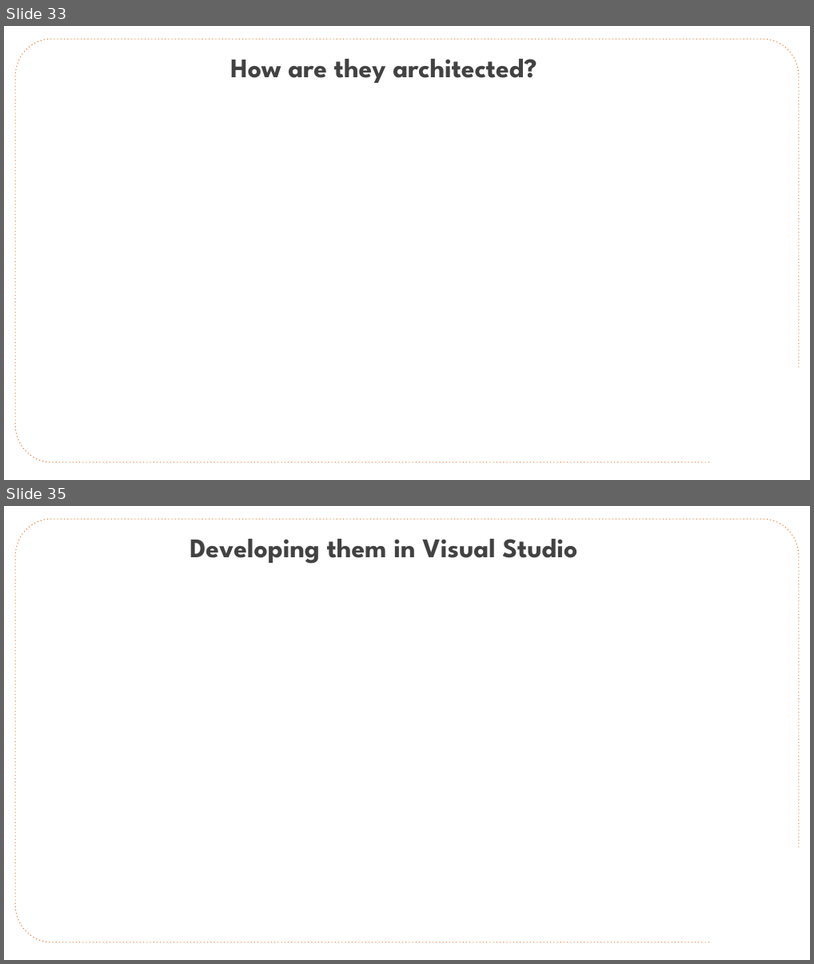
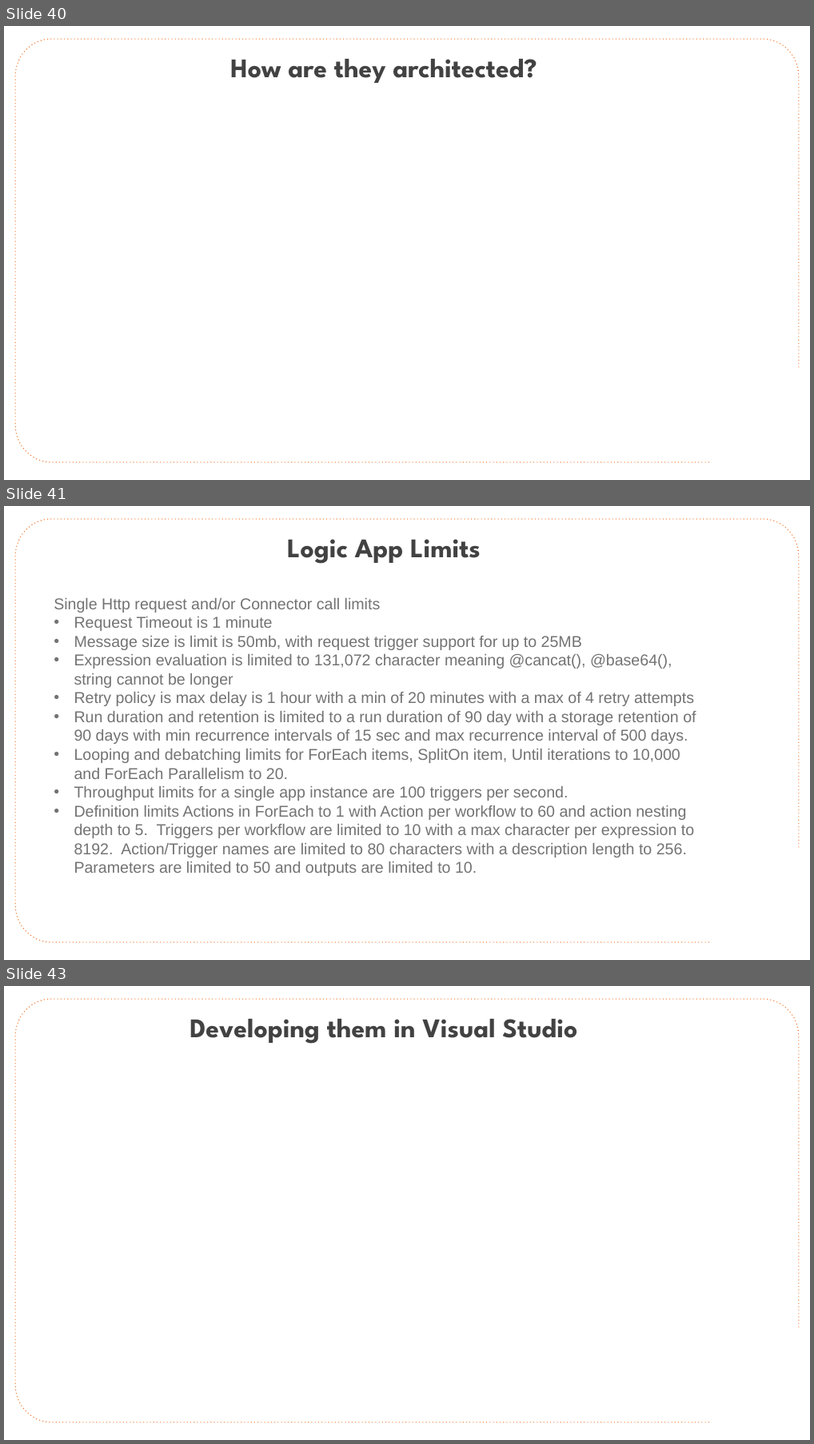
Before and after one commit to CloudSpecOps/Serverless-Architectures-with-Azure, a slide deck: Session Presentation/Azure-Serverless-Architecture-Session-Day-1.pptx. Shown one above the other, each under a label of ours: slides 33 and 35 before the commit, slides 40, 41 and 43 after it; the slides between them are not shown. The pictures are 814x964 and 814x1444 pixels, drawn with LibreOffice and Linux fonts; fonts in the diff are those of the drawing; background and template pictures are left out. Boxes give left, top, right and bottom in pixels: in the first picture for what was removed or moved away, otherwise in the second. Text is boxed around its words. In the diff, an @@ line names an element or a change of style, - is before the commit and + after.

```diff
--- a/Session Presentation/Azure-Serverless-Architecture-Session-Day-1.pptx
+++ b/Session Presentation/Azure-Serverless-Architecture-Session-Day-1.pptx
@@ slide 41 added at box(4, 506, 810, 960), background #FFFFFF; not listed: 1 template element that a slide beside it also shows @@
@@ text added at box(287, 539, 481, 564), 48 pt, text #424242, bold @@
+Logic App Limits
@@ text added at box(54, 598, 696, 876), 28 pt, text #737373 @@
+Single Http request and/or Connector call limits
+  • Request Timeout is 1 minute
+  • Message size is limit is 50mb, with request trigger support for up to 25MB
+  • Expression evaluation is limited to 131,072 character meaning @cancat(), @base64(), string cannot be longer
+  • Retry policy is max delay is 1 hour with a min of 20 minutes with a max of 4 retry attempts
+  • Run duration and retention is limited to a run duration of 90 day with a storage retention of 90 days with min recurrence intervals of 15 sec and max recurrence interval of 500 days.
+  • Looping and debatching limits for ForEach items, SplitOn item, Until iterations to 10,000 and ForEach Parallelism to 20.
+  • Throughput limits for a single app instance are 100 triggers per second.
+  • Definition limits Actions in ForEach to 1 with Action per workflow to 60 and action nesting depth to 5. Triggers per workflow are limited to 10 with a max character per expression to 8192. Action/Trigger names are limited to 80 characters with a description length to 256. Parameters are limited to 50 and outputs are limited to 10.
@@ what was slide 33 is now slide 40 @@
@@ what was slide 35 is now slide 43 @@
```
Also in this commit, not shown: 10 slides changed, 7 other slides added.
